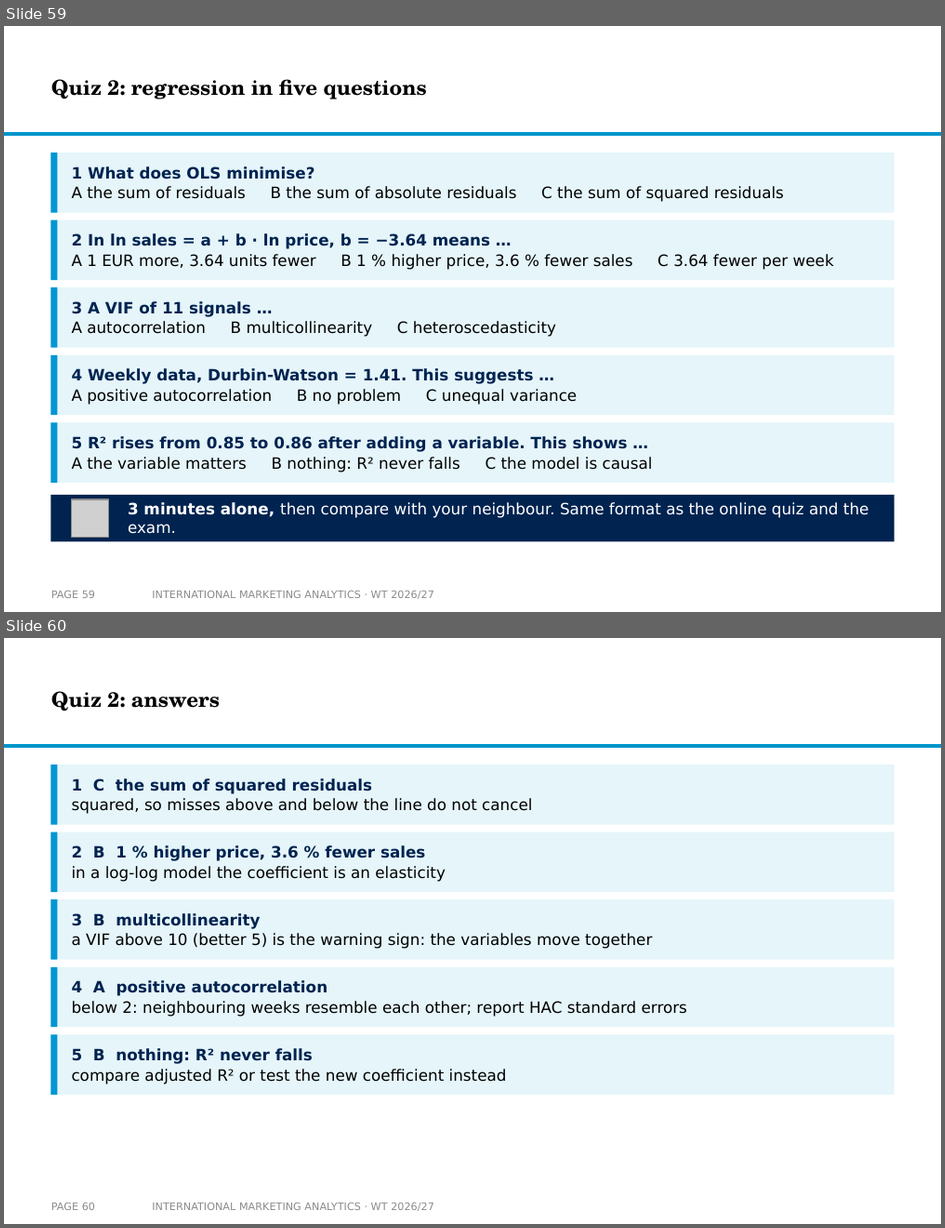
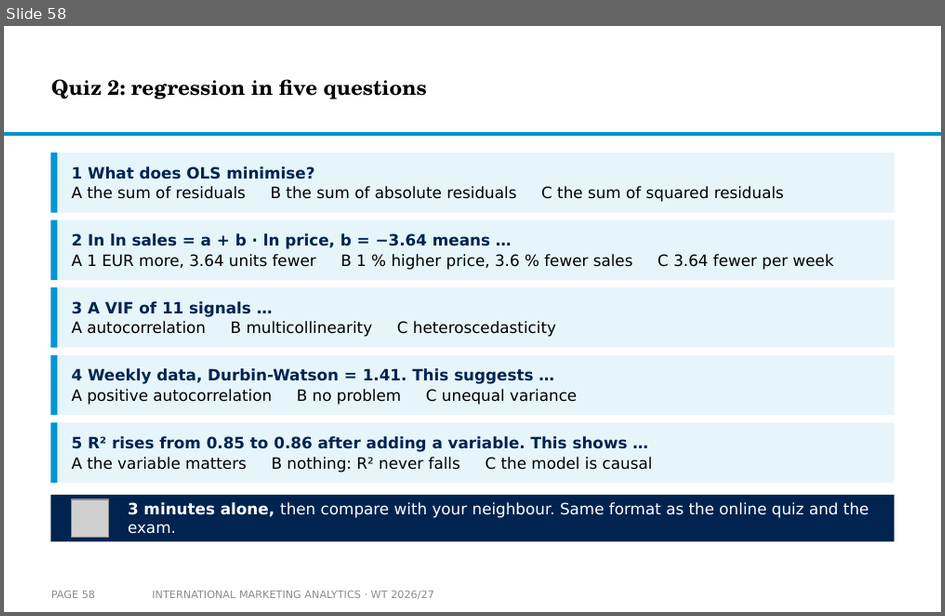
Before and after one commit to arnefloh-wu/international-marketing-analytics-teaching, a slide deck: slides/01b_statistics-and-regression_WT26-27.pptx. Shown one above the other, each under a label of ours: slides 59 and 60 before the commit, slide 58 after it. The pictures are 945x1228 and 945x616 pixels, drawn with LibreOffice and Linux fonts; fonts in the diff are those of the drawing; grey boxes stand for pictures; background and template pictures are left out. Boxes give left, top, right and bottom in pixels: in the first picture for what was removed or moved away, otherwise in the second. Text is boxed around its words. In the diff, an @@ line names an element or a change of style, - is before the commit and + after.

```diff
--- a/slides/01b_statistics-and-regression_WT26-27.pptx
+++ b/slides/01b_statistics-and-regression_WT26-27.pptx
@@ slide 60 removed at (x1=4, y1=638, x2=941, y2=1224), background #FFFFFF; not listed: 1 template element that a slide beside it also shows @@
@@ title removed at (x1=51, y1=691, x2=220, y2=711) @@
-Quiz 2: answers
@@ rectangle removed at (x1=50, y1=764, x2=895, y2=825) @@
@@ rectangle removed at (x1=50, y1=764, x2=57, y2=825) @@
@@ text removed at (x1=72, y1=778, x2=532, y2=814) @@
-1 C the sum of squared residuals
-squared, so misses above and below the line do not cancel
@@ rectangle removed at (x1=50, y1=832, x2=895, y2=892) @@
@@ rectangle removed at (x1=50, y1=832, x2=57, y2=892) @@
@@ text removed at (x1=72, y1=845, x2=446, y2=882) @@
-2 B 1 % higher price, 3.6 % fewer sales
-in a log-log model the coefficient is an elasticity
@@ rectangle removed at (x1=50, y1=899, x2=895, y2=960) @@
@@ rectangle removed at (x1=50, y1=899, x2=57, y2=960) @@
@@ text removed at (x1=72, y1=913, x2=652, y2=949) @@
-3 B multicollinearity
-a VIF above 10 (better 5) is the warning sign: the variables move together
@@ rectangle removed at (x1=50, y1=967, x2=895, y2=1027) @@
@@ rectangle removed at (x1=50, y1=967, x2=57, y2=1027) @@
@@ text removed at (x1=72, y1=980, x2=688, y2=1017) @@
-4 A positive autocorrelation
-below 2: neighbouring weeks resemble each other; report HAC standard errors
@@ rectangle removed at (x1=50, y1=1034, x2=895, y2=1095) @@
@@ rectangle removed at (x1=50, y1=1034, x2=57, y2=1095) @@
@@ text removed at (x1=72, y1=1048, x2=507, y2=1084) @@
-5 B nothing: R² never falls
-compare adjusted R² or test the new coefficient instead
@@ page number removed at (x1=51, y1=1203, x2=95, y2=1210) @@
-PAGE 60
@@ text removed at (x1=152, y1=1203, x2=435, y2=1211) @@
-INTERNATIONAL MARKETING ANALYTICS · WT 2026/27
@@ what was slide 59 is now slide 58 @@
```
Also in this commit, not shown: 1 other slide removed, 2 other files.
